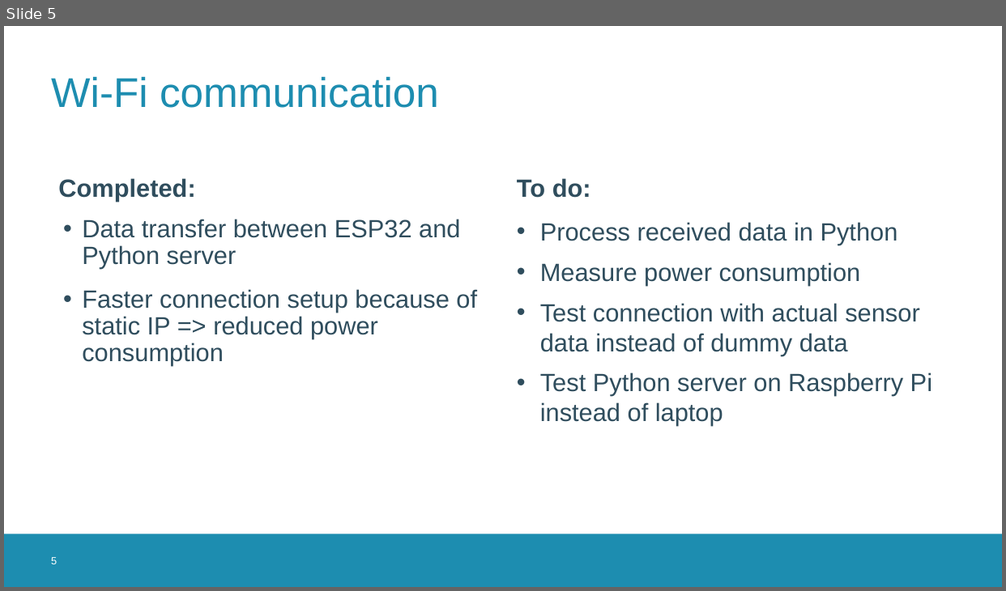
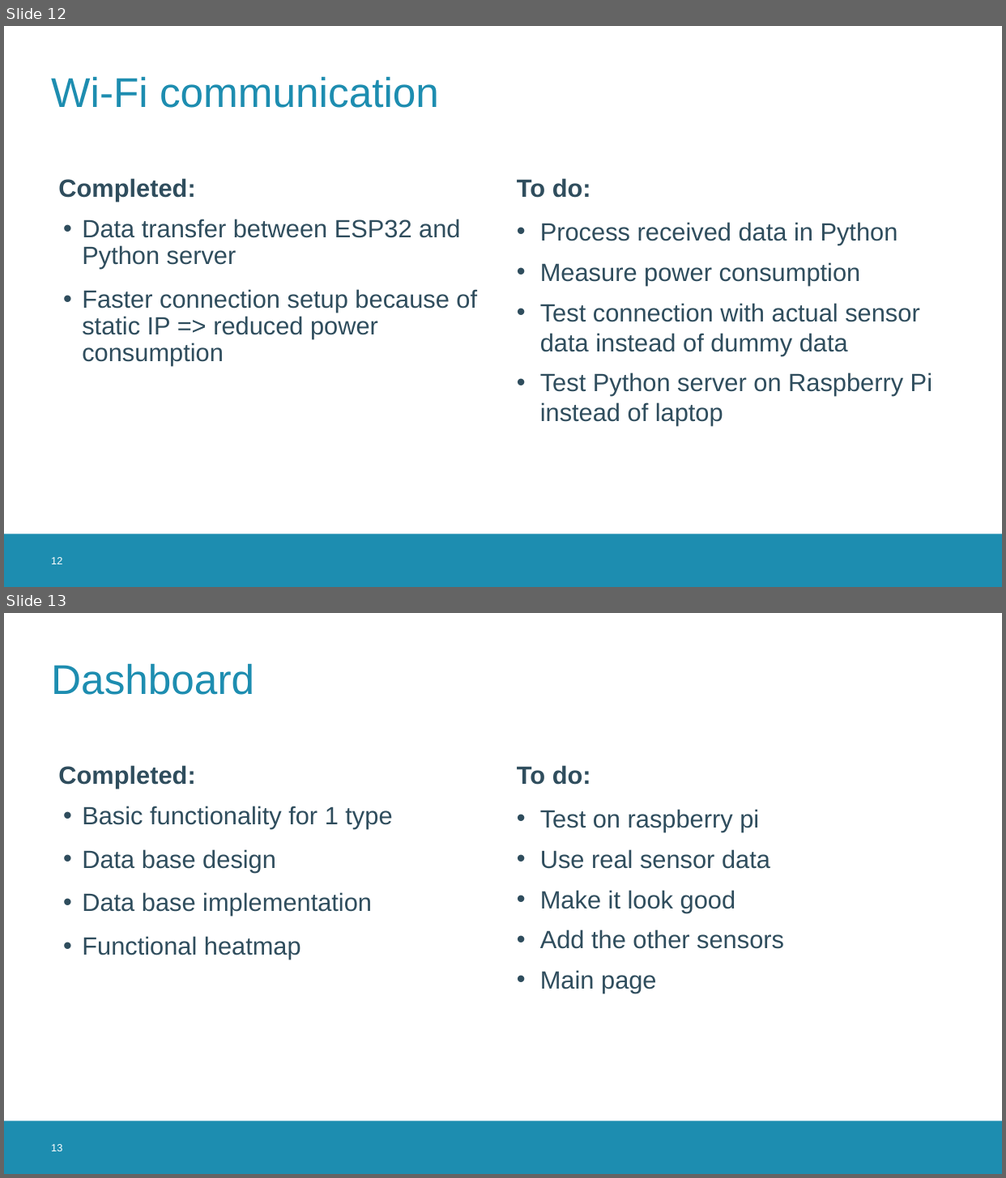
Before and after one commit to thomasf10/cosy_cafeteria, a slide deck: presentatie/tussentijdsepresentatie.pptx. Shown one above the other, each under a label of ours: slide 5 before the commit, slides 12 and 13 after it. The pictures are 1006x591 and 1006x1178 pixels, drawn with LibreOffice and Linux fonts; fonts in the diff are those of the drawing; background and template pictures are left out. Boxes give left, top, right and bottom in pixels: in the first picture for what was removed or moved away, otherwise in the second. Text is boxed around its words. In the diff, an @@ line names an element or a change of style, - is before the commit and + after.

```diff
--- a/presentatie/tussentijdsepresentatie.pptx
+++ b/presentatie/tussentijdsepresentatie.pptx
@@ slide 13 added at (4,613,1002,1174), background #FFFFFF; not listed: 1 template element that a slide beside it also shows @@
@@ title added at (51,663,254,695), 40 pt, text #1D8DB0 @@
+Dashboard
@@ text added at (58,765,195,788), 24 pt, text #2F4D5D, bold @@
+Completed:
@@ text added at (517,765,591,785), 24 pt, text #2F4D5D, bold @@
+To do:
@@ text added at (82,806,392,960), 24 pt, text #2F4D5D @@
+• Basic functionality for 1 type
+• Data base design
+• Data base implementation
+• Functional heatmap
@@ text added at (540,809,784,994), 24 pt, text #2F4D5D @@
+• Test on raspberry pi
+• Use real sensor data
+• Make it look good
+• Add the other sensors
+• Main page
@@ page number added at (51,1144,62,1152), 10 pt, text #FFFFFF @@
+13
@@ what was slide 5 is now slide 12 @@
@@ page number at (51,557,62,565): text changed @@
-5
+12
```
Also in this commit, not shown: 3 slides changed, 1 other slide added.
